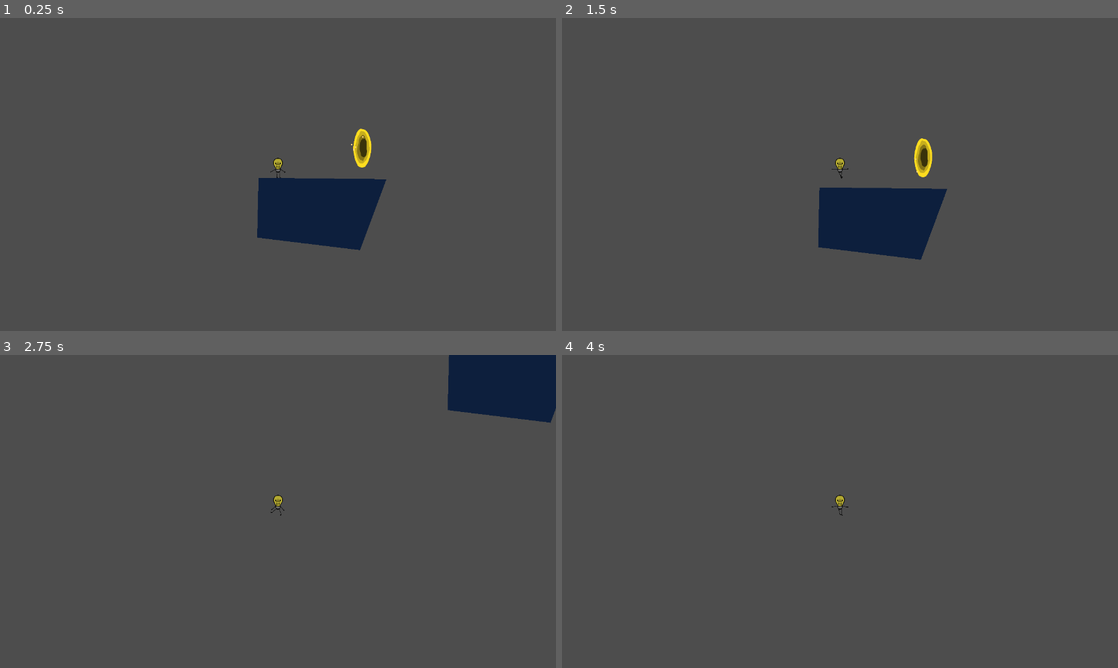
Above: before the commit, frames 1-4 (two rows, left to right).
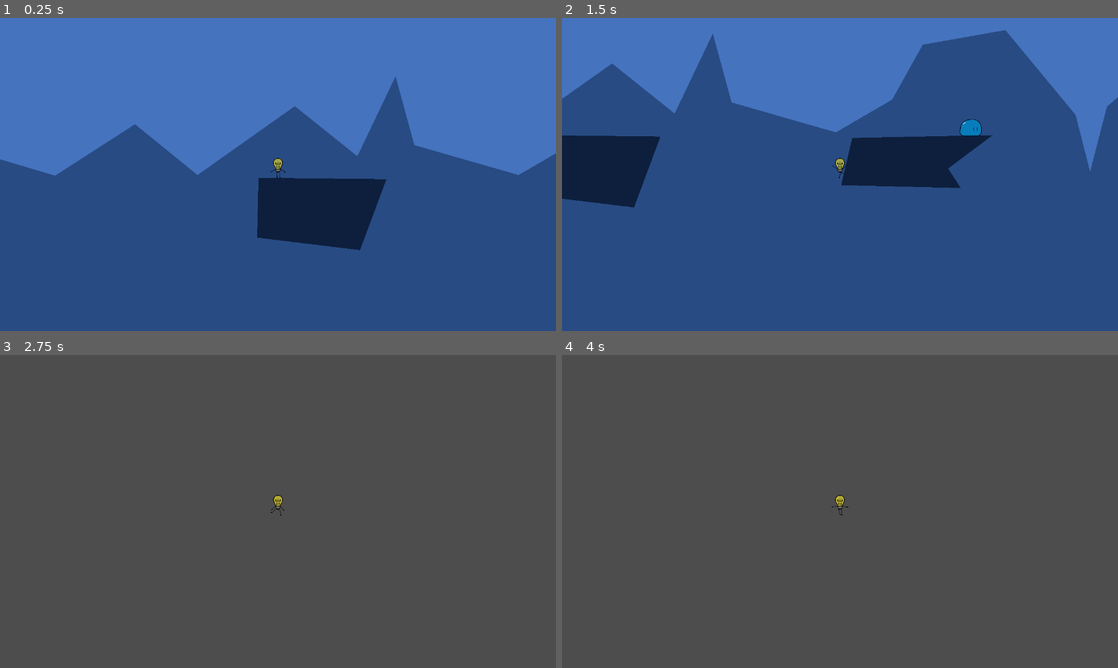
Above: after the commit, the same moments.

Repository: rasmussvala/Bigmode-Game-Jam-2025
Game: Godot game, scene res://scenes/levels/level_8.tscn
Two runs of this game, one before a commit and one after it. Both use one fixed random seed, a clock stepped at 60 frames per second and the inputs below. This scene is started directly instead of the project's main scene.
Inputs:
- Up to frame 1 (0.25 s): no input
- Up to frame 2 (1.5 s): tap Enter at 0.5 s; hold Shift (dodge) 0.53-1.28 s; hold D (move_right) from 0.53 s (still down); tap Space (jump) at 0.77 s; tap Shift (dodge) at 1.35 s
- Up to frame 3 (2.75 s): tap Space (jump) at 1.52 s; release D (move_right) at 2.03 s; hold A (move_left) from 2.03 s (still down); hold Shift (dodge) from 2.03 s (still down)
- Up to frame 4 (4 s): release A (move_left) at 2.78 s; release Shift (dodge) at 2.78 s; hold D (move_right) from 2.78 s (still down); tap Shift (dodge) at 2.85 s; tap Space (jump) at 3.02, 3.5, 3.77 s; hold Shift (dodge) from 3.53 s (still down)

The runs differ from the first frame. In frame 1, 96% of the frame differs, in the area x 0-100%, y 0-100%; in frame 2, 100%; in frame 3, 3.8%; in frame 4, less than 0.1%.

Commit message:
added lvl 8

Diff:
--- a/scenes/levels/level_8.tscn
+++ b/scenes/levels/level_8.tscn
@@ -1,16 +1,65 @@
-[gd_scene load_steps=4 format=3 uid="uid://dg3yqvjnr44uh"]
+[gd_scene load_steps=9 format=3 uid="uid://jtwkcloqua78"]
 
 [ext_resource type="PackedScene" uid="uid://cb3vh0dhrgdyp" path="res://scenes/player.tscn" id="1_2dkkw"]
+[ext_resource type="PackedScene" uid="uid://bpskicg0fvhk2" path="res://scenes/background.tscn" id="1_qmo06"]
 [ext_resource type="PackedScene" uid="uid://gr206ync62i2" path="res://scenes/levels/obstacles/obstacle_1.tscn" id="2_skm1k"]
-[ext_resource type="PackedScene" uid="uid://bly0mnguraowr" path="res://scenes/next_level.tscn" id="3_3bj5a"]
+[ext_resource type="PackedScene" uid="uid://bx2wrphdy35jy" path="res://scenes/next_level.tscn" id="3_3bj5a"]
+[ext_resource type="PackedScene" uid="uid://fuekg0vgkssg" path="res://scenes/killzone.tscn" id="3_40dn6"]
+[ext_resource type="PackedScene" uid="uid://gy3f1dqjsiki" path="res://scenes/levels/obstacles/obstacle_2.tscn" id="6_cpkkv"]
+[ext_resource type="PackedScene" uid="uid://kitx24ssv88o" path="res://scenes/enemy.tscn" id="7_oyvf6"]
+
+[sub_resource type="WorldBoundaryShape2D" id="WorldBoundaryShape2D_ebdq7"]
 
 [node name="Level8" type="Node2D"]
+
+[node name="Background" parent="." instance=ExtResource("1_qmo06")]
+position = Vector2(-216, -318)
 
 [node name="Player" parent="." instance=ExtResource("1_2dkkw")]
 position = Vector2(-16, 2)
 
-[node name="Obstacle1" parent="." instance=ExtResource("2_skm1k")]
+[node name="NextLevel" parent="." instance=ExtResource("3_3bj5a")]
+position = Vector2(1581, -1)
+
+[node name="Killzone" parent="." instance=ExtResource("3_40dn6")]
+
+[node name="CollisionShape2D" type="CollisionShape2D" parent="Killzone"]
+position = Vector2(73, 63)
+shape = SubResource("WorldBoundaryShape2D_ebdq7")
+
+[node name="Obstacles" type="Node" parent="."]
+
+[node name="Obstacle1" parent="Obstacles" instance=ExtResource("2_skm1k")]
 position = Vector2(1, 40)
 
-[node name="NextLevel" parent="." instance=ExtResource("3_3bj5a")]
-position = Vector2(44, 1)
+[node name="Obstacle2" parent="Obstacles" instance=ExtResource("6_cpkkv")]
+position = Vector2(240, 39)
+
+[node name="Obstacle3" parent="Obstacles" instance=ExtResource("2_skm1k")]
+position = Vector2(473, 38)
+
+[node name="Obstacle4" parent="Obstacles" instance=ExtResource("6_cpkkv")]
+position = Vector2(712, 37)
+
+[node name="Obstacle5" parent="Obstacles" instance=ExtResource("2_skm1k")]
+position = Vector2(835, 36)
+
+[node name="Obstacle6" parent="Obstacles" instance=ExtResource("6_cpkkv")]
+position = Vector2(1074, 35)
+
+[node name="Obstacle7" parent="Obstacles" instance=ExtResource("2_skm1k")]
+position = Vector2(1307, 34)
+
+[node name="Obstacle8" parent="Obstacles" instance=ExtResource("6_cpkkv")]
+position = Vector2(1546, 33)
+
+[node name="Enemies" type="Node" parent="."]
+
+[node name="Enemy" parent="Enemies" instance=ExtResource("7_oyvf6")]
+position = Vector2(254, 4)
+
+[node name="Enemy2" parent="Enemies" instance=ExtResource("7_oyvf6")]
+position = Vector2(708, 1)
+
+[node name="Enemy3" parent="Enemies" instance=ExtResource("7_oyvf6")]
+position = Vector2(1292, -1)
